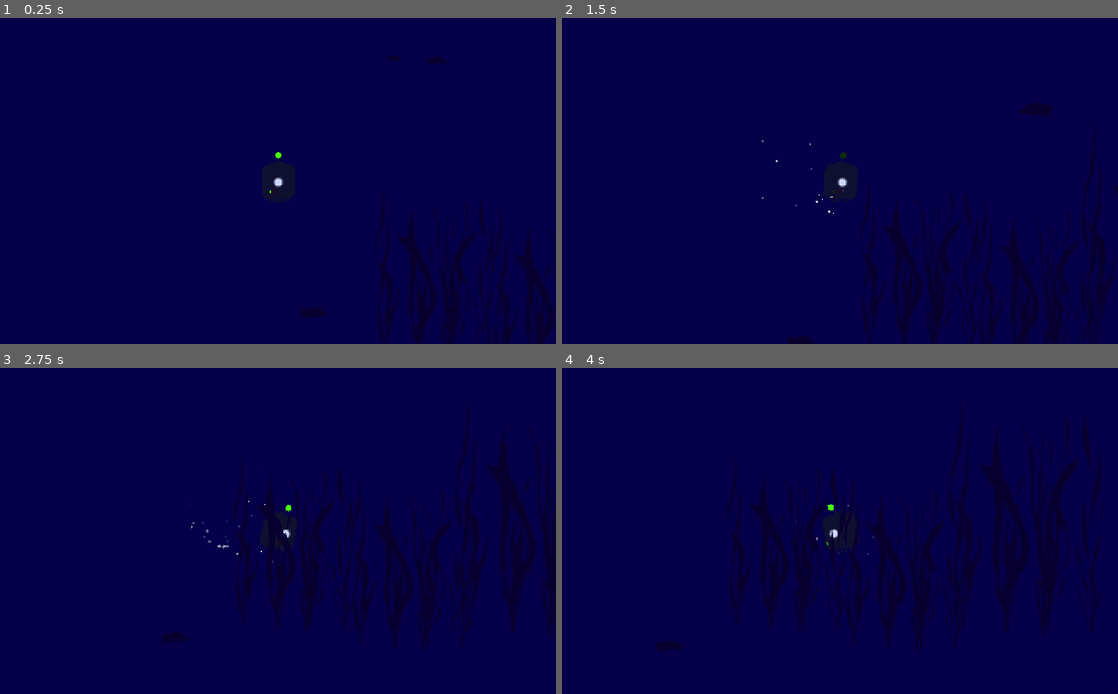
Above: before the commit, frames 1-4 (two rows, left to right).
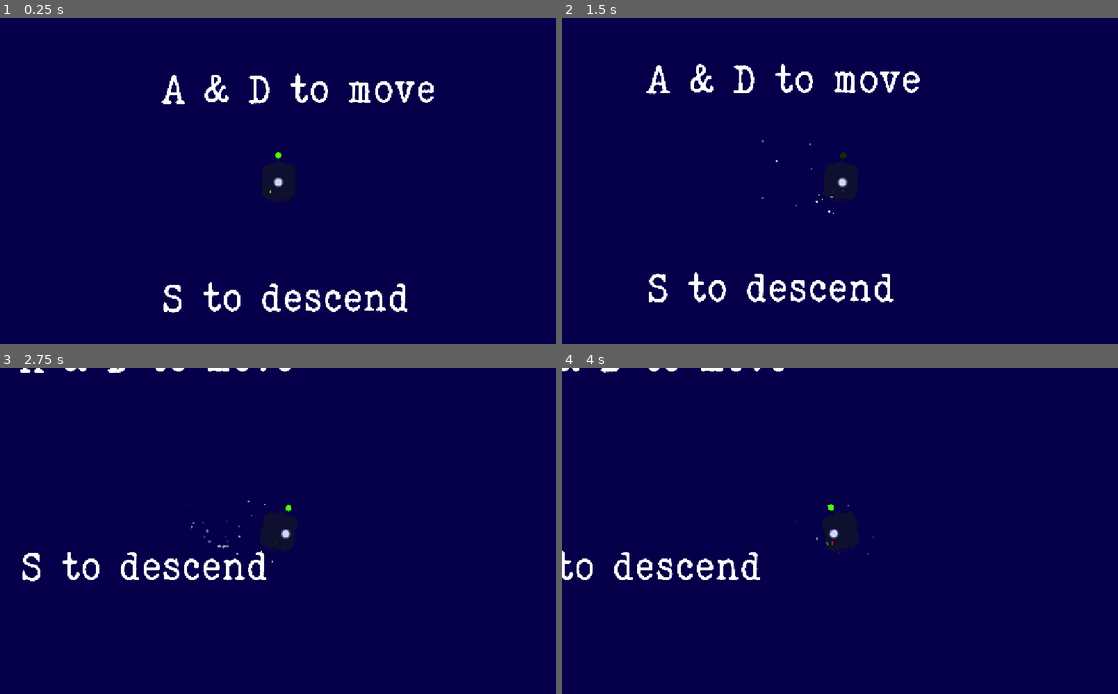
Above: after the commit, the same moments.

Repository: JakobSchauser/boyancy_game
Game: Godot game, scene res://map.tscn
The game is run twice, just before and just after one commit, with the same random seed, the same clock (stepped at 60 frames per second) and the same inputs. This scene is started directly instead of the project's main scene. The engine's default icon, where the game draws it, is replaced by a stand-in: a white triangle on a blue panel in a dark square.
Inputs:
- Up to frame 1 (0.25 s): no input
- Up to frame 2 (1.5 s): hold Right (ui_right) 0.53-1.28 s; hold Down (ui_down) from 1.28 s (still down)
- Up to frame 3 (2.75 s): release Down (ui_down) at 2.03 s; hold Right (ui_right) from 2.03 s (still down)
- Up to frame 4 (4 s): release Right (ui_right) at 3.53 s; hold Left (ui_left) from 3.53 s (still down)

The runs differ from the first frame. In frame 1, 4.9% of the frame differs, in the area x 29-100%, y 11-100%; in frame 2, 6.4%; in frame 3, 7.1%; in frame 4, 8.0%, in the area x 0-100%, y 0-100%.

Commit message:
committing before pull

Diff:
--- a/fish.tscn
+++ b/fish.tscn
@@ -13,18 +13,19 @@
 
 [node name="head1" type="Sprite" parent="."]
 modulate = Color( 0.054902, 0.0627451, 0.188235, 1 )
-position = Vector2( 198.5, 125.252 )
+position = Vector2( 8.5, 4.252 )
 scale = Vector2( 0.0839843, 0.0869232 )
 texture = ExtResource( 3 )
 
 [node name="Rect4" type="Sprite" parent="."]
 modulate = Color( 0.054902, 0.0627451, 0.188235, 1 )
-position = Vector2( 178, 123.5 )
+position = Vector2( -12, 2.5 )
 scale = Vector2( 0.0878906, 0.0683594 )
 texture = ExtResource( 3 )
 
 [node name="tail" type="Node2D" parent="."]
 modulate = Color( 0.054902, 0.0627451, 0.188235, 1 )
+position = Vector2( -190, -121 )
 
 [node name="Position2D" type="Position2D" parent="tail"]
 position = Vector2( 160, 115 )
@@ -156,7 +157,7 @@
 texture = ExtResource( 3 )
 
 [node name="head2" type="Node2D" parent="."]
-position = Vector2( 211, 124 )
+position = Vector2( 21, 3 )
 
 [node name="head2" type="Sprite" parent="head2"]
 modulate = Color( 0.054902, 0.0627451, 0.188235, 1 )
--- a/intro.gd
+++ b/intro.gd
@@ -15,7 +15,7 @@
 	if not follow:
 		return
 
-	$intro_fish.position =$intro_fish.position.linear_interpolate(player.position, 0.05)
+	$intro_fish.position = $intro_fish.position.linear_interpolate(player.position, 0.05)
 
 
 func on_body_entered(body):
@@ -24,7 +24,7 @@
 		follow = true
 		player = body
 
-		yield(get_tree().create_timer(1), "timeout")
+		yield(get_tree().create_timer(0.8), "timeout")
 
 		get_tree().get_nodes_in_group("fadetoblack")[0].show()
 		player.position = get_tree().get_nodes_in_group("startpos")[0].position
@@ -32,7 +32,7 @@
 
 		$intro_fish.queue_free()
 
-		yield(get_tree().create_timer(2), "timeout")
+		yield(get_tree().create_timer(3), "timeout")
 
 		get_tree().get_nodes_in_group("fadetoblack")[0].hide()
 		player.begin_game()
--- a/map.tscn
+++ b/map.tscn
@@ -4,10 +4,10 @@
 [ext_resource path="res://breather.tscn" type="PackedScene" id=2]
 [ext_resource path="res://font.tres" type="DynamicFont" id=3]
 [ext_resource path="res://silouette.tres" type="Material" id=4]
+[ext_resource path="res://fish.tscn" type="PackedScene" id=5]
 [ext_resource path="res://pickup.tscn" type="PackedScene" id=6]
 [ext_resource path="res://boyancy_upgrade.tscn" type="PackedScene" id=7]
 [ext_resource path="res://small_fish.tscn" type="PackedScene" id=8]
-[ext_resource path="res://ictineo.png" type="Texture" id=9]
 [ext_resource path="res://intro.gd" type="Script" id=10]
 [ext_resource path="res://seaweed.png" type="Texture" id=11]
 [ext_resource path="res://Crab.tscn" type="PackedScene" id=12]
@@ -516,6 +516,22 @@
 position = Vector2( -1088, -1856 )
 shape = SubResource( 2 )
 
+[node name="vertical83" type="CollisionShape2D" parent="walls"]
+position = Vector2( -1600, -3189 )
+shape = SubResource( 2 )
+
+[node name="vertical84" type="CollisionShape2D" parent="walls"]
+position = Vector2( -1600, -2741 )
+shape = SubResource( 2 )
+
+[node name="vertical86" type="CollisionShape2D" parent="walls"]
+position = Vector2( -1088, -3189 )
+shape = SubResource( 2 )
+
+[node name="vertical87" type="CollisionShape2D" parent="walls"]
+position = Vector2( -1088, -2741 )
+shape = SubResource( 2 )
+
 [node name="vertical20" type="CollisionShape2D" parent="walls"]
 position = Vector2( 2560, -1728 )
 shape = SubResource( 2 )
@@ -716,7 +732,7 @@
 shape = SubResource( 2 )
 
 [node name="player" parent="." instance=ExtResource( 1 )]
-position = Vector2( 4119, -1476 )
+position = Vector2( -1364, -2554 )
 
 [node name="breather" parent="." instance=ExtResource( 2 )]
 position = Vector2( 1907, 981 )
@@ -753,61 +769,71 @@
 
 [node name="Label" type="Label" parent="."]
 margin_left = -1472.0
-margin_top = -2304.0
+margin_top = -2469.0
 margin_right = -704.0
-margin_bottom = -2160.0
+margin_bottom = -2325.0
 rect_scale = Vector2( 0.3, 0.3 )
 custom_fonts/font = ExtResource( 3 )
 text = "S to descend"
 
 [node name="Label3" type="Label" parent="."]
-margin_left = -1536.0
+margin_left = -1547.0
 margin_top = -1344.0
-margin_right = 517.0
+margin_right = 506.0
 margin_bottom = -1024.0
 rect_scale = Vector2( 0.2, 0.2 )
 custom_fonts/font = ExtResource( 3 )
 text = "Moving towards the target now"
 
 [node name="Label8" type="Label" parent="."]
-margin_left = -1536.0
-margin_top = -2112.0
-margin_right = 384.0
-margin_bottom = -939.0
+margin_left = -1532.0
+margin_top = -2236.0
+margin_right = 388.0
+margin_bottom = 1436.0
 rect_scale = Vector2( 0.2, 0.2 )
 custom_fonts/font = ExtResource( 3 )
 text = "You are the unmanned rover AEGIR.
 
+
+
+
+
 You are to explore the deep sea where no human dare
 
+
+
+
 You are not designed to ever return to the surface
+
+
+
 
 You have recently noticed signs of a previously unknown life form"
 align = 1
 autowrap = true
 
 [node name="Label4" type="Label" parent="."]
-margin_left = -1536.0
+margin_left = -1547.0
 margin_top = -1088.0
-margin_right = 517.0
+margin_right = 560.0
 margin_bottom = -768.0
 rect_scale = Vector2( 0.2, 0.2 )
 custom_fonts/font = ExtResource( 3 )
 text = "Pressure is at 200 psi and rising"
 
 [node name="Label5" type="Label" parent="."]
-margin_left = -1536.0
+margin_left = -1547.0
 margin_top = -832.0
-margin_right = 571.0
+margin_right = 560.0
 margin_bottom = -512.0
 rect_scale = Vector2( 0.2, 0.2 )
 custom_fonts/font = ExtResource( 3 )
 text = "Depth estimated at 8.2 kilometers"
 
 [node name="Label6" type="Label" parent="."]
-margin_left = -1552.0
+margin_left = -1563.0
 margin_top = -539.0
-margin_right = 583.0
+margin_right = 572.0
 margin_bottom = -219.0
 rect_scale = Vector2( 0.2, 0.2 )
 custom_fonts/font = ExtResource( 3 )
@@ -825,9 +851,9 @@
 
 [node name="Label2" type="Label" parent="."]
 margin_left = -1472.0
-margin_top = -2496.0
+margin_top = -2661.0
 margin_right = -628.0
-margin_bottom = -2352.0
+margin_bottom = -2517.0
 rect_scale = Vector2( 0.3, 0.3 )
 custom_fonts/font = ExtResource( 3 )
 text = "A & D to move"
@@ -883,14 +909,18 @@
 [node name="intro_area" type="Area2D" parent="."]
 script = ExtResource( 10 )
 
+[node name="intro_fish" parent="intro_area" instance=ExtResource( 5 )]
+position = Vector2( -523, 733 )
+rotation = -2.83415
+scale = Vector2( 2, 2 )
+
 [node name="CollisionShape2D" type="CollisionShape2D" parent="intro_area"]
-position = Vector2( -1344, 512 )
+position = Vector2( -825, 470 )
 shape = SubResource( 5 )
 
-[node name="intro_fish" type="Sprite" parent="intro_area"]
-position = Vector2( -448, 704 )
-scale = Vector2( 0.884, 0.677285 )
-texture = ExtResource( 9 )
+[node name="CollisionShape2D2" type="CollisionShape2D" parent="intro_area"]
+position = Vector2( -1333, 811 )
+shape = SubResource( 5 )
 
 [node name="startpos" type="Position2D" parent="." groups=["startpos"]]
 position = Vector2( 256, -128 )
